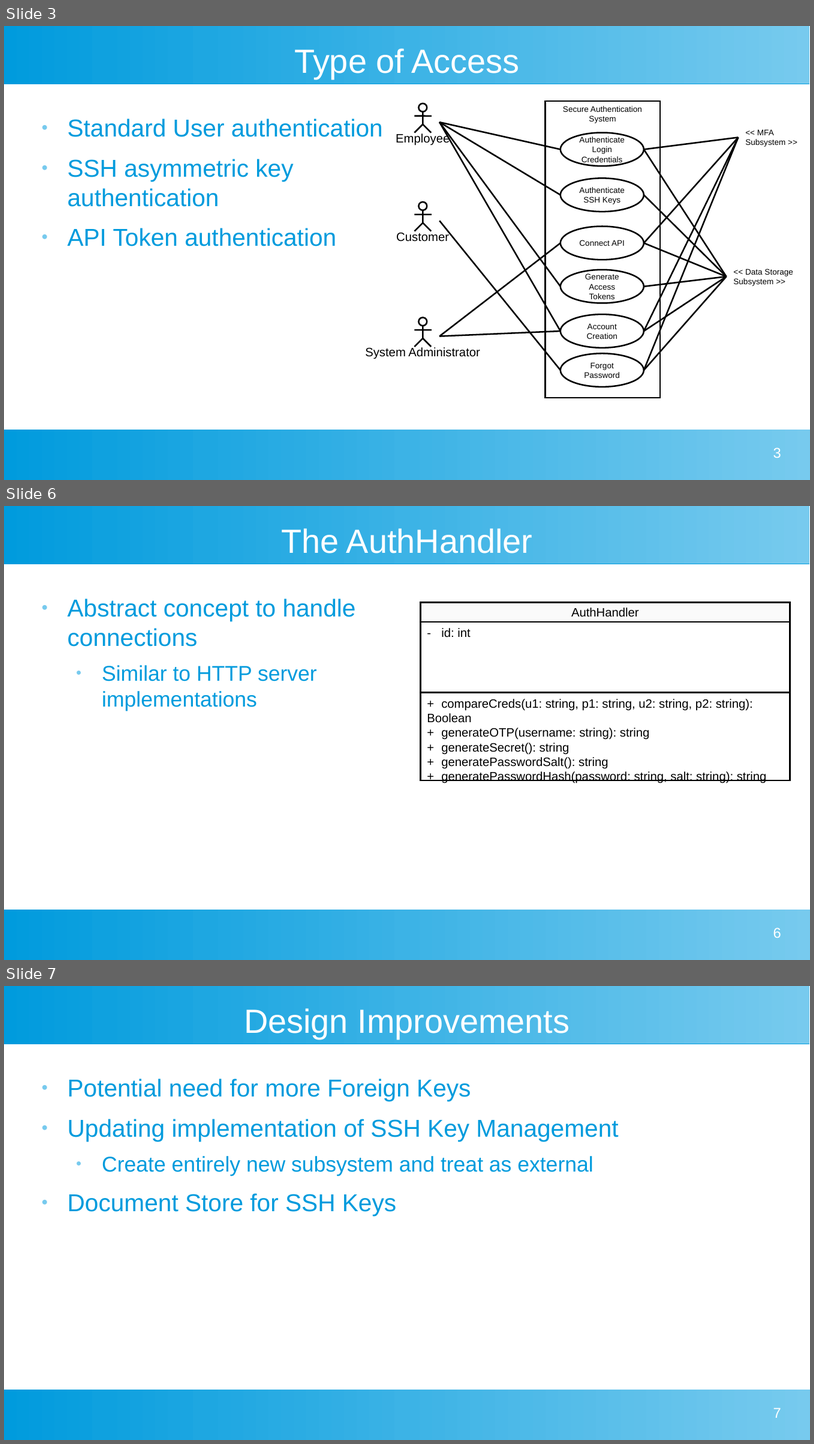
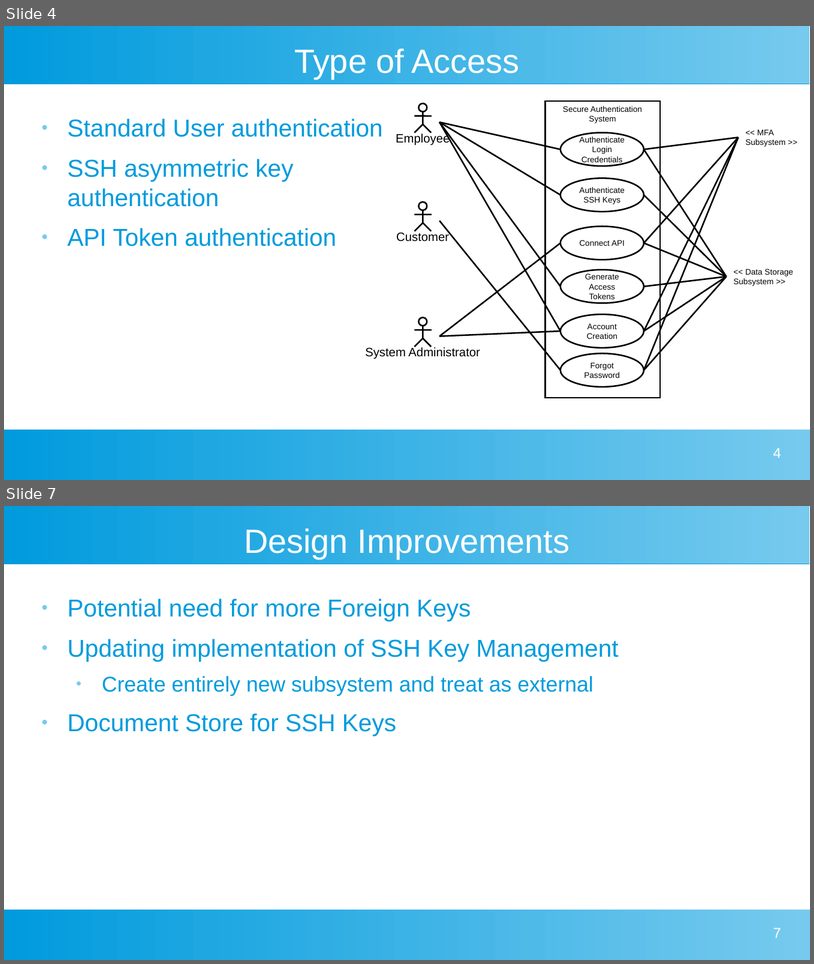
Before and after one commit to lwcrosier/sweng837, a slide deck: src/presentation/sweng837-presentation.odp. Shown one above the other, each under a label of ours: slides 3, 6 and 7 before the commit, slides 4 and 7 after it; the slides between them are not shown. The pictures are 814x1444 and 814x964 pixels, drawn with LibreOffice and Linux fonts; fonts in the diff are those of the drawing. Boxes give left, top, right and bottom in pixels: in the first picture for what was removed or moved away, otherwise in the second. Text is boxed around its words. In the diff, an @@ line names an element or a change of style, - is before the commit and + after.

```diff
--- a/src/presentation/sweng837-presentation.odp
+++ b/src/presentation/sweng837-presentation.odp
@@ slide 6 removed at [4, 506, 810, 960], background #FFFFFF; not listed: 2 template elements that a slide beside it also shows @@
@@ title removed at [281, 528, 533, 553] @@
-The AuthHandler
@@ text removed at [68, 598, 356, 711] @@
-● Abstract concept to handle connections
-  ● Similar to HTTP server implementations
@@ rectangle removed at [421, 603, 791, 622] @@
-AuthHandler
@@ rectangle removed at [421, 622, 791, 693] @@
-- id: int
@@ rectangle removed at [421, 693, 791, 780] @@
-+ compareCreds(u1: string, p1: string, u2: string, p2: string): Boolean
-+ generateOTP(username: string): string
-+ generateSecret(): string
-+ generatePasswordSalt(): string
-+ generatePasswordHash(password: string, salt: string): string
@@ page number removed at [774, 927, 782, 937] @@
-6
@@ what was slide 3 is now slide 4 @@
@@ page number at [774, 447, 782, 457]: text changed @@
-3
+4
```
Also in this commit, not shown: 4 slides changed, 1 slide added.
